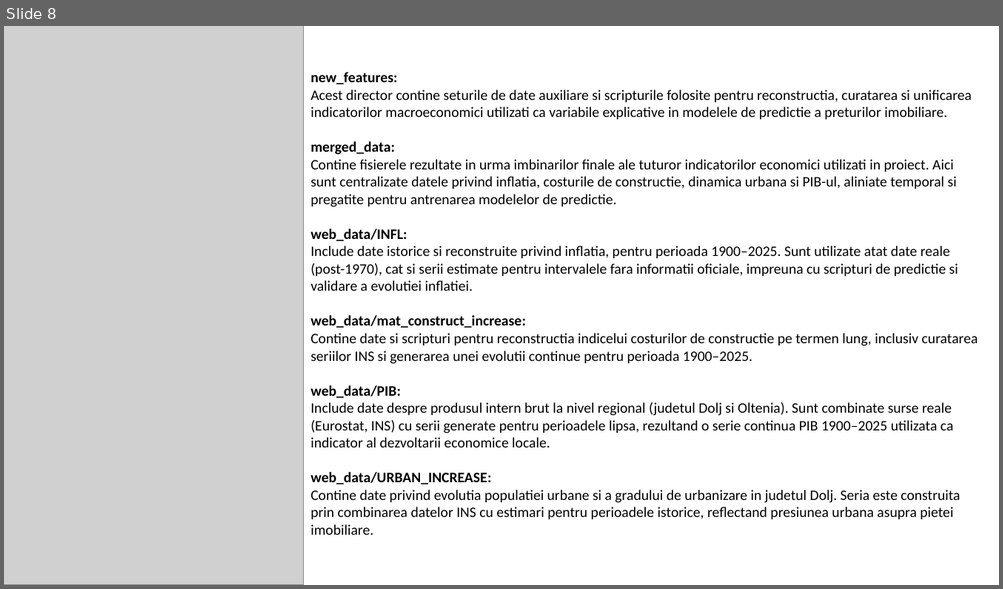
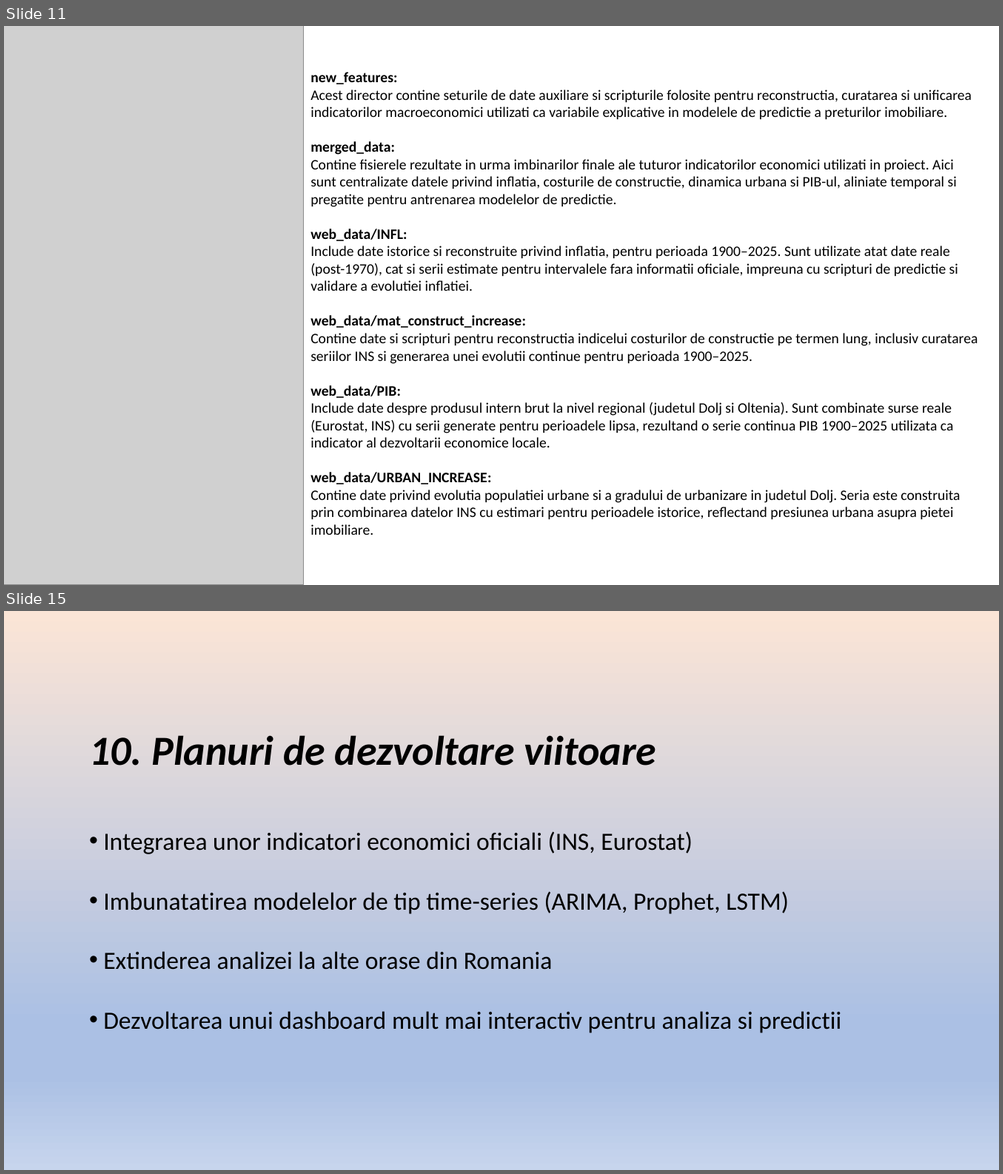
Before and after one commit to andrei-necsulea/Apartment_Prices_Prediction, a slide deck: Apartment_Prices_Craiova.pptx. Shown one above the other, each under a label of ours: slide 8 before the commit, slides 11 and 15 after it; the slides between them are not shown. The pictures are 1003x589 and 1003x1174 pixels, drawn with LibreOffice and Linux fonts; fonts in the diff are those of the drawing; grey boxes stand for pictures. Boxes give left, top, right and bottom in pixels: in the first picture for what was removed or moved away, otherwise in the second. Text is boxed around its words. In the diff, an @@ line names an element or a change of style, - is before the commit and + after.

```diff
--- a/Apartment_Prices_Craiova.pptx
+++ b/Apartment_Prices_Craiova.pptx
@@ slide 15 added at [4,611,999,1170], background gradient #FBE5D6 to #ABC0E4 to #C7D5ED @@
@@ text added at [89,735,841,1034], 24 pt, text #000000 @@
+10. Planuri de dezvoltare viitoare
+• Integrarea unor indicatori economici oficiali (INS, Eurostat)
+• Imbunatatirea modelelor de tip time-series (ARIMA, Prophet, LSTM)
+• Extinderea analizei la alte orase din Romania
+• Dezvoltarea unui dashboard mult mai interactiv pentru analiza si predictii
@@ what was slide 8 is now slide 11 @@
```
Also in this commit, not shown: 6 slides changed, 6 other slides added, 1 other file.
